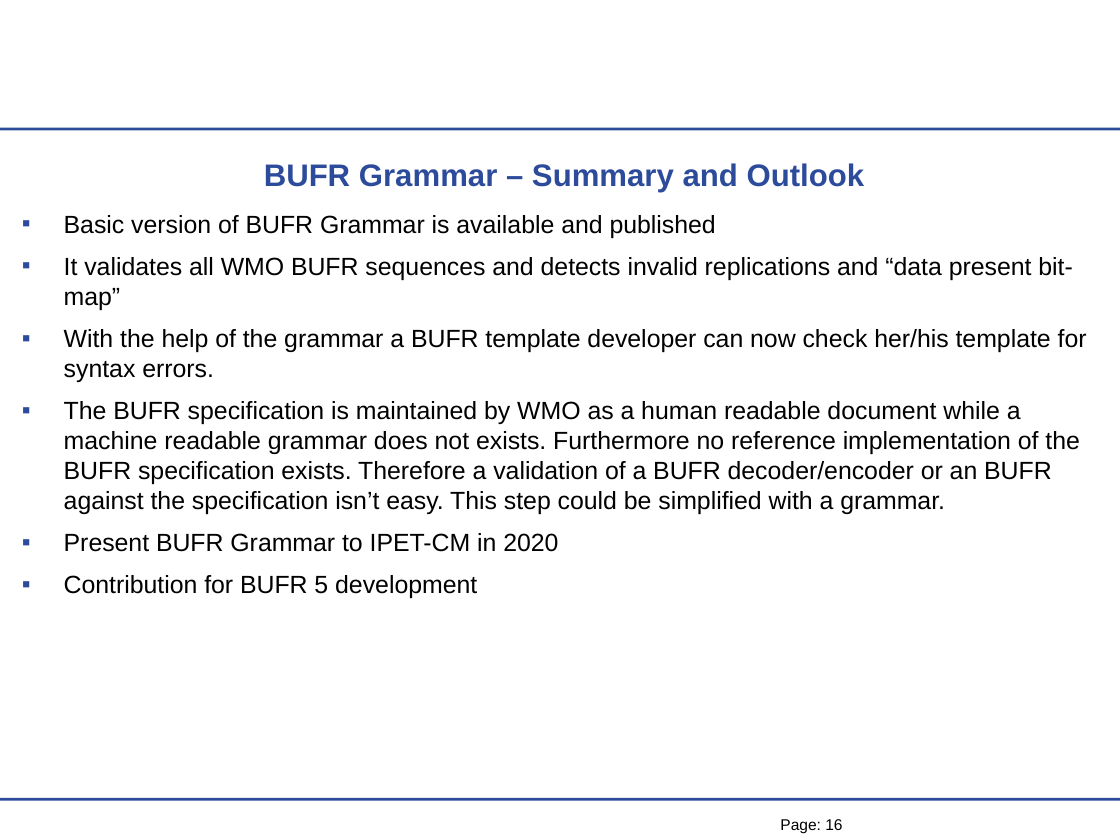
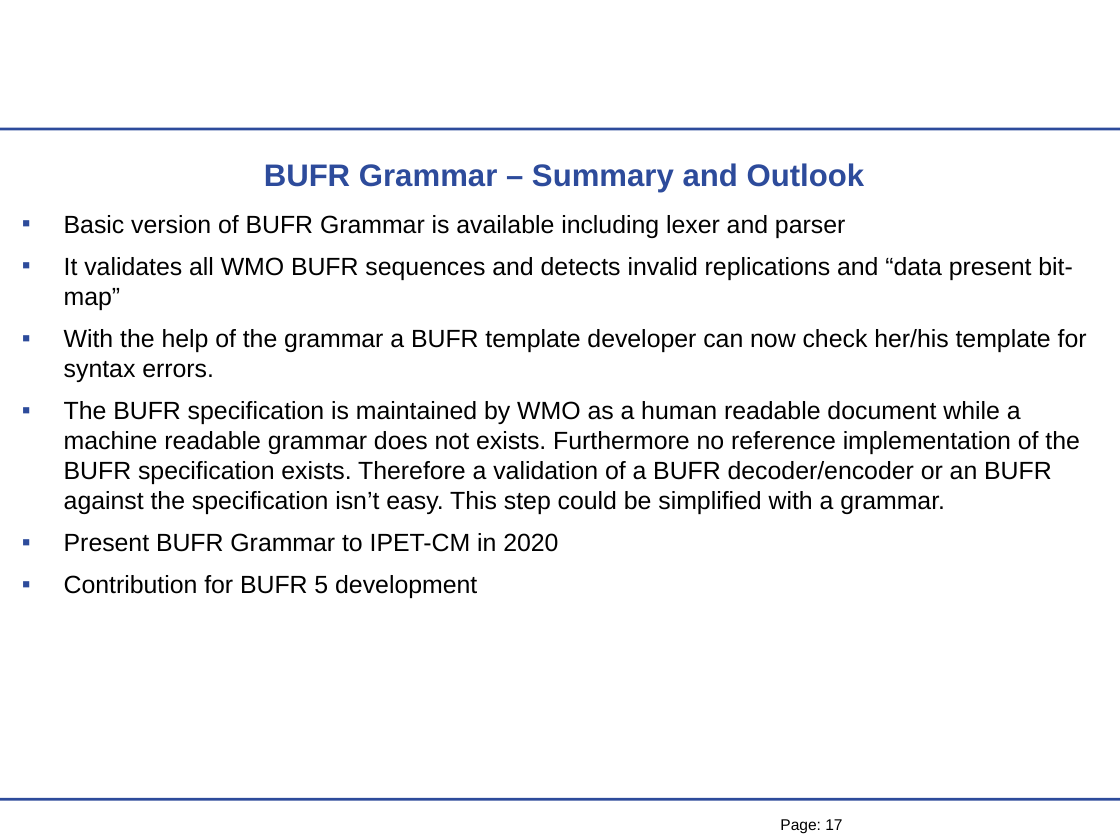
Before and after one commit to mheene/bufr-grammar, a slide deck: slide 17 of talk/BUFR-Grammar-Talk.ppt (slide 16 before the commit). Drawn at 1120x840 pixels with LibreOffice and Linux fonts; fonts in the diff are those of the drawing; background and template pictures are left out. Boxes give left, top, right and bottom in pixels: in the first picture for what was removed or moved away, otherwise in the second. Text is boxed around its words. In the diff, an @@ line names an element or a change of style, - is before the commit and + after.

```diff
--- a/talk/BUFR-Grammar-Talk.ppt
+++ b/talk/BUFR-Grammar-Talk.ppt
@@ text at [64, 215, 845, 238]: text changed @@
-▪ Basic version of BUFR Grammar is available and published
+▪ Basic version of BUFR Grammar is available including lexer and parser
@@ page number at [780, 819, 842, 834]: text changed @@
-Page: 16
+Page: 17
```
Also in this commit, not shown: 3 other slides changed, 2 slides added.
